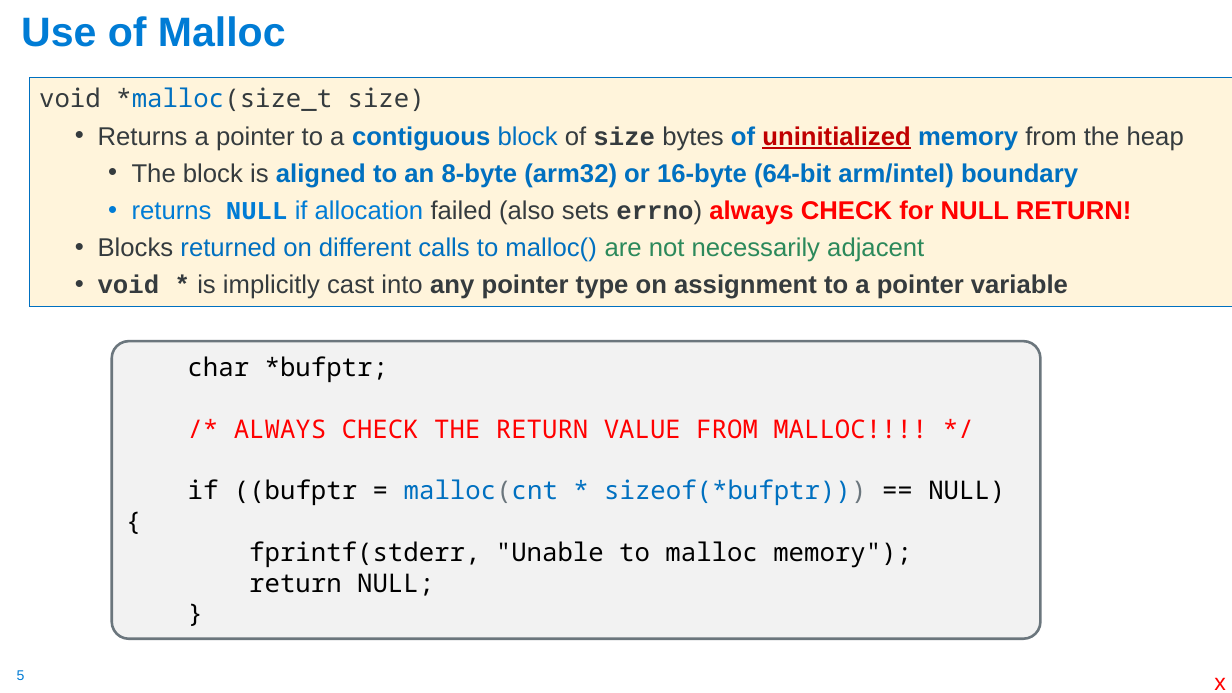
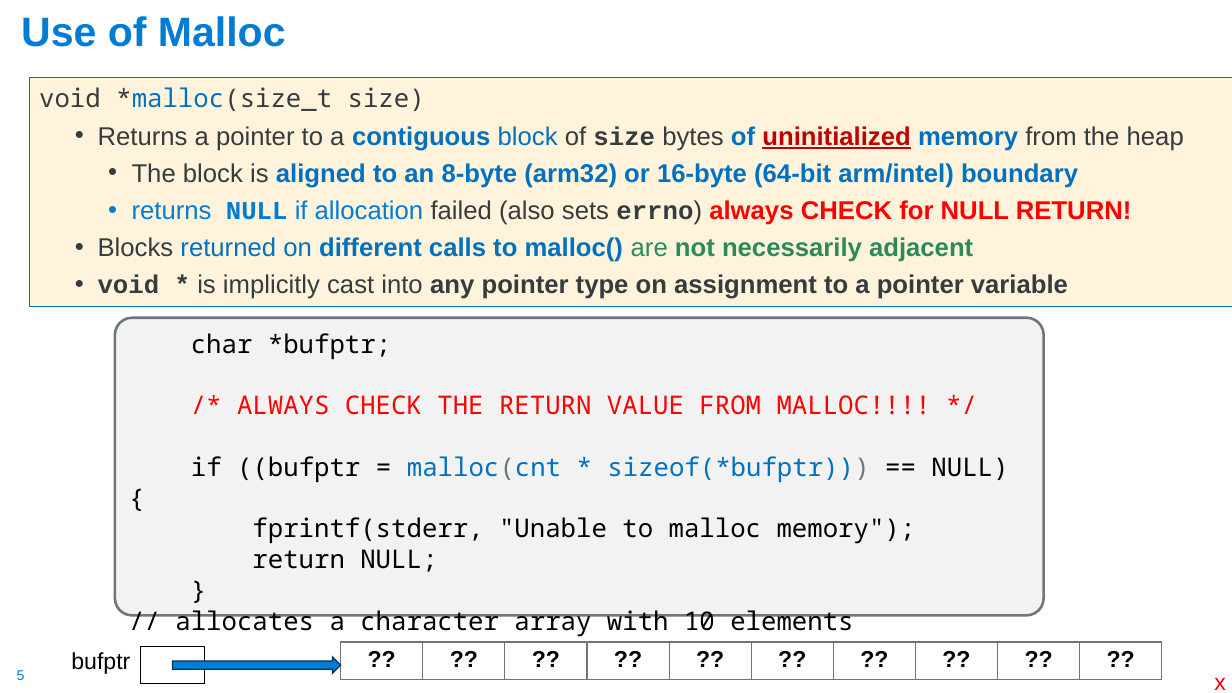
Before and after one commit to cse30-sp24/Muller-Slides, a slide deck: slide 5 of 03-C-Part3.pptx. Drawn at 1232x693 pixels with LibreOffice and Linux fonts; fonts in the diff are those of the drawing. Boxes give left, top, right and bottom in pixels: in the first picture for what was removed or moved away, otherwise in the second. Text is boxed around its words. In the diff, an @@ line names an element or a change of style, - is before the commit and + after.

```diff
--- a/03-C-Part3.pptx
+++ b/03-C-Part3.pptx
@@ text at bbox=[98, 237, 973, 262]: bold on in "different calls to malloc() not necessarily adjacent" @@
@@ rounded rectangle "char *bufptr;": place and size @@
-rounded rectangle "char *bufptr;" at bbox=[112, 341, 1041, 639]
+rounded rectangle "char *bufptr;" at bbox=[115, 318, 1043, 616]
@@ text in rounded rectangle at bbox=[175, 610, 853, 631]: paragraph added @@
+// allocates a character array with 10 elements
@@ text added at bbox=[71, 652, 130, 674], 18 pt, text #000000 @@
+bufptr
@@ rectangle added at bbox=[140, 647, 204, 684], outline #000000 0.75 pt @@
@@ right arrow added at bbox=[173, 657, 341, 674], fill #007CD5, outline #00365D 1 pt @@
@@ table added at bbox=[341, 642, 1164, 680], 1 rows, 10 columns @@
+?? | ?? | ?? | ?? | ?? | ?? | ?? | ?? | ?? | ??
```
Also in this commit, not shown: 14 other slides changed, 5 other files.
